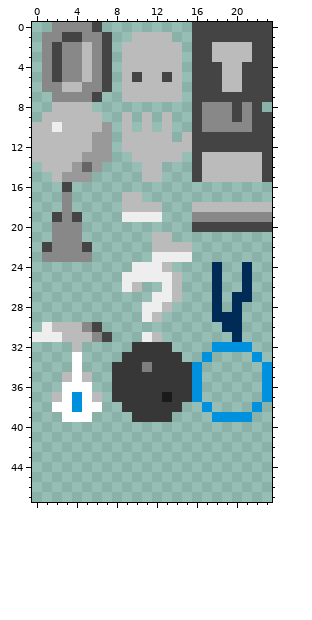
Pixel-art sprite -- assets/img/objects.png. The picture above is the old version.
The file is 24x48 pixels.
New version:
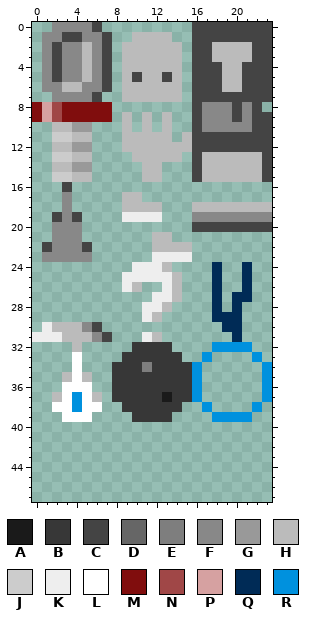
Palette (. is transparent): A #1a1a1a  B #373737  C #444444  D #666666  E #7e7e7e  F #888888  G #999999  H #bbbbbb  J #cccccc  K #eeeeee  L #ffffff  M #800d0d  N #a04747  P #d6a1a1  Q #002b56  R #0091de
The edit:
Changed rows in their new state; - is an unchanged pixel.
first column x 0:
 8 MPNMMMMM
 9 MPNMMMMM
10 ..H-GG..
11 ..JJ--..
12 ..--GG..
13 ..JJ-H..
14 -.---G.-
15 --JJHH--
Pixel boxes of the changes (left, top, right, bottom) in both pictures:
changed: (32, 102, 112, 182)
